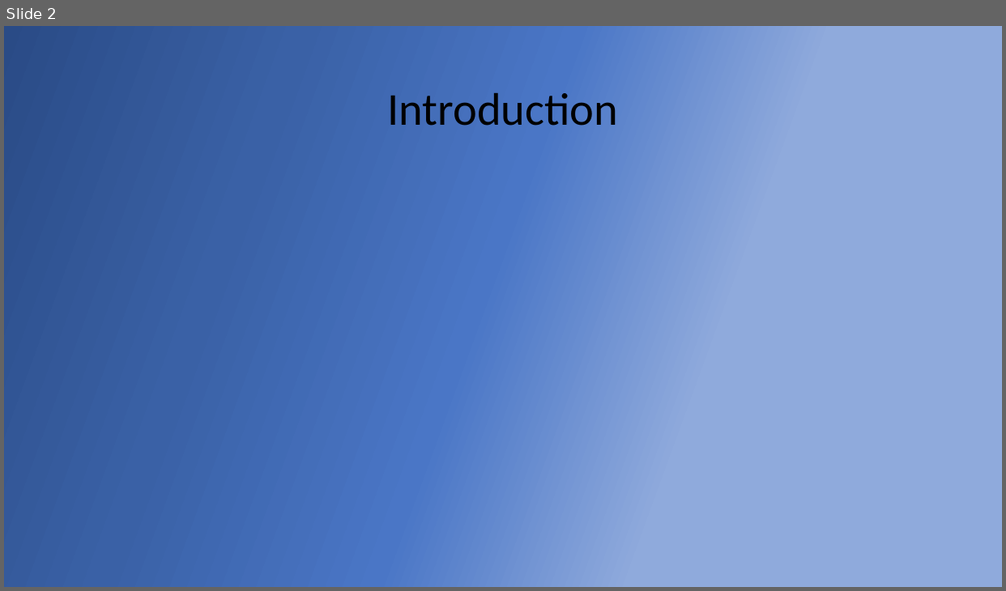
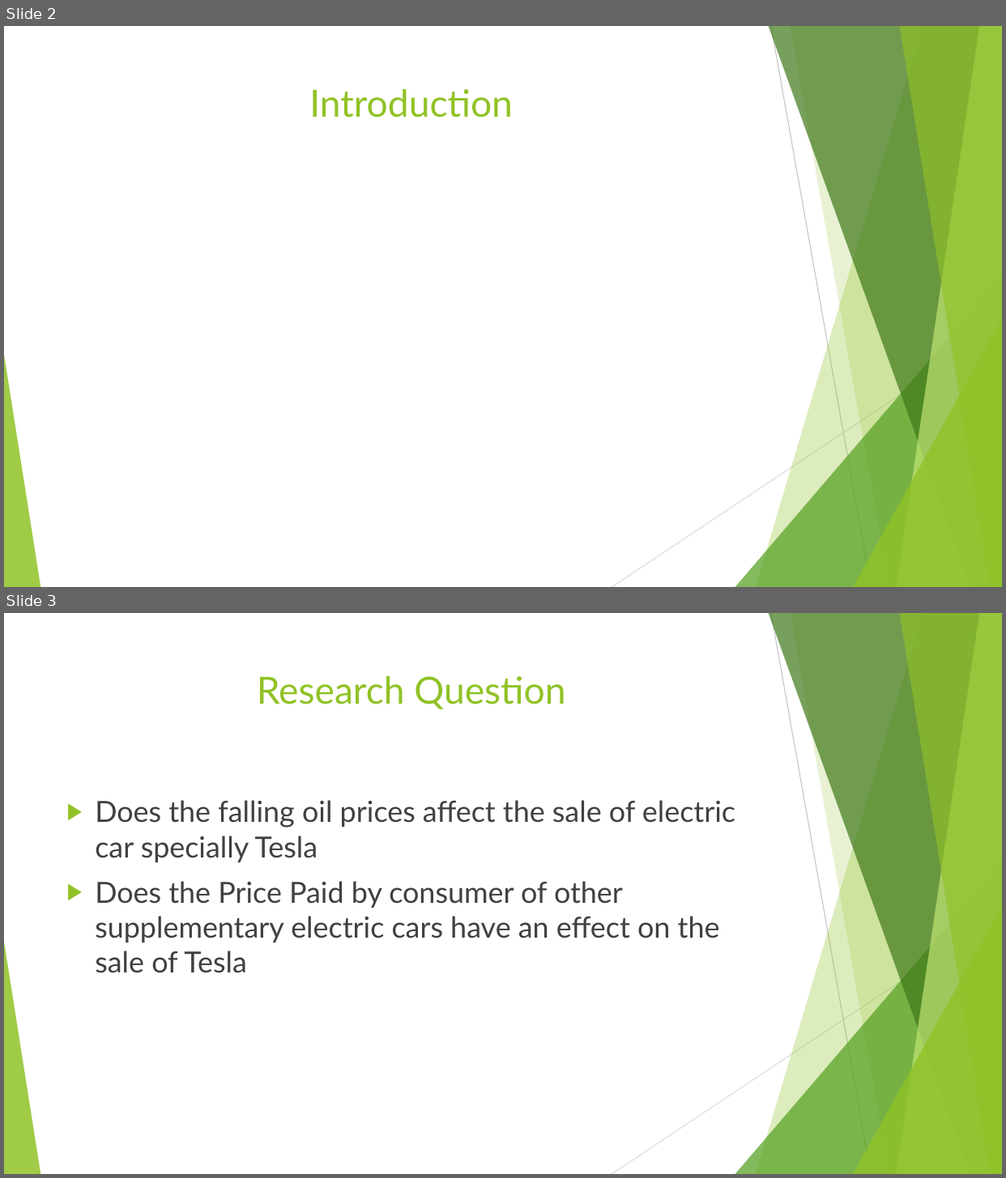
Before and after one commit to sonamgupta1105/Tesla_Analytics, a slide deck: finalPptTesla.pptx. Shown one above the other, each under a label of ours: slide 2 before the commit, slides 2 and 3 after it. The pictures are 1006x591 and 1006x1178 pixels, drawn with LibreOffice and Linux fonts; fonts in the diff are those of the drawing. Boxes give left, top, right and bottom in pixels: in the first picture for what was removed or moved away, otherwise in the second. Text is boxed around its words. In the diff, an @@ line names an element or a change of style, - is before the commit and + after.

```diff
--- a/finalPptTesla.pptx
+++ b/finalPptTesla.pptx
@@ slide 3 added at [4, 613, 1002, 1174], background #FFFFFF; not listed: 10 template elements that a slide beside it also shows @@
@@ title added at [257, 676, 565, 709], 36 pt, text #90C226 @@
+Research Question
@@ text added at [95, 800, 735, 973], 28 pt, text #404040 @@
+▶ Does the falling oil prices affect the sale of electric car specially Tesla
+▶ Does the Price Paid by consumer of other supplementary electric cars have an effect on the sale of Tesla
@@ slide 2 changed as well @@
@@ background gradient #2A4B86 to #3A61A6 to #4A76C6 to #8FAADC to #FFFFFF @@
@@ title "Introduction": place and size @@
-title "Introduction" at [387, 93, 618, 126]
+title "Introduction" at [309, 89, 513, 118]
@@ title "Introduction" at [309, 89, 513, 118]: size 44 to 36 pt, font Calibri to Lato, text colour #000000 to #90C226; line spacing 0.9 to 1; vertical alignment middle to top @@
@@ group added at [4, 26, 1002, 587]: 5 freeform shapes, 3 triangles, 2 lines @@
```
Also in this commit, not shown: 10 other slides changed, 4 other slides added, 2 slides removed.
